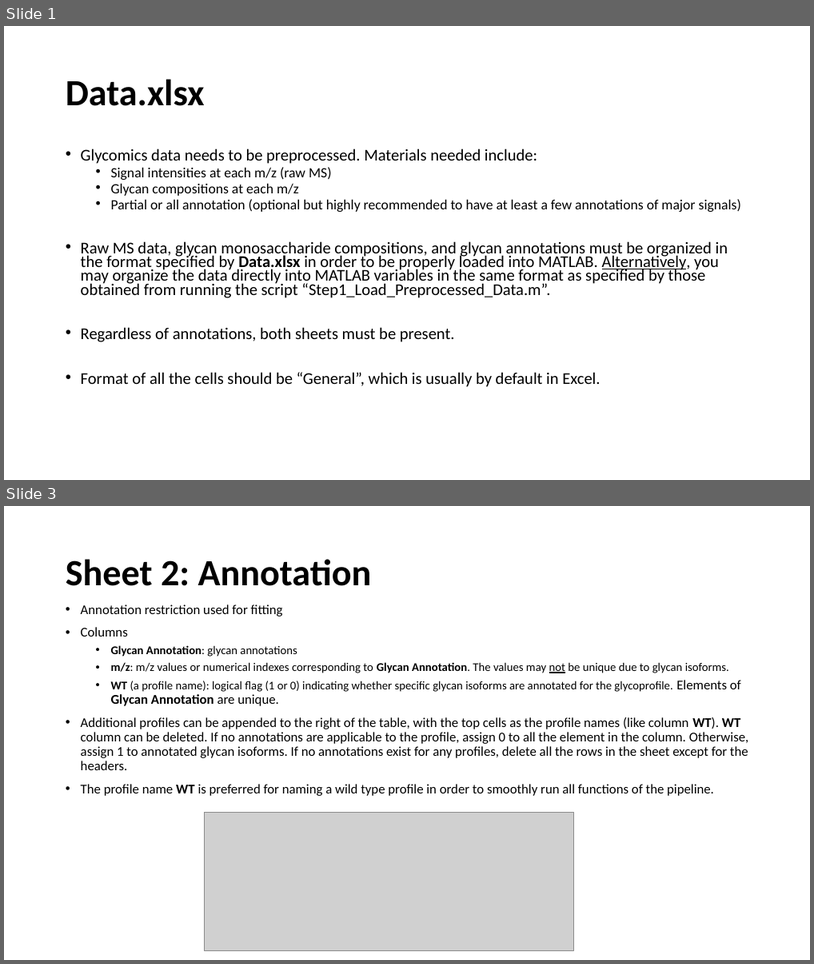
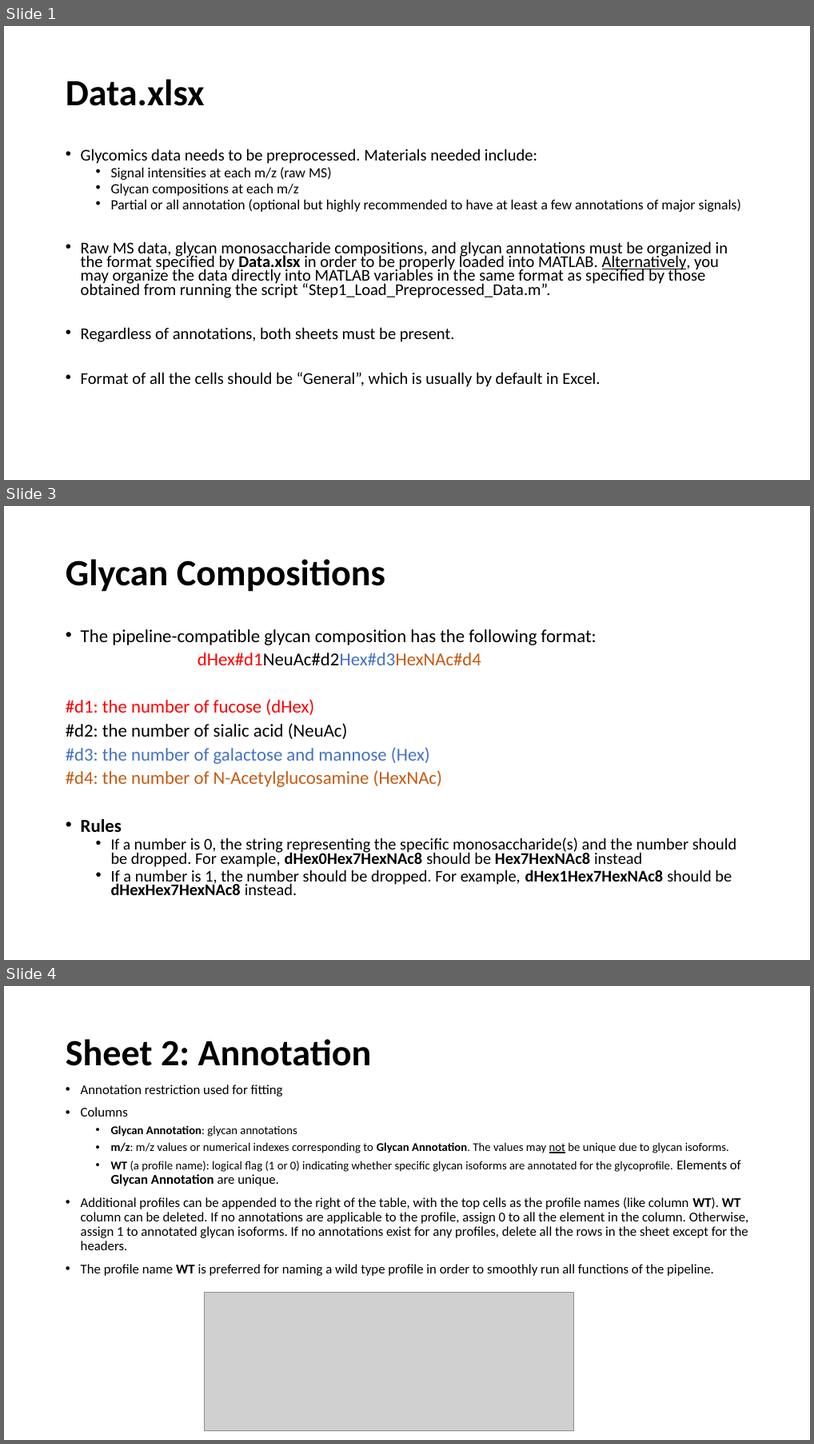
Before and after one commit to LewisLabUCSD/N-Glycosylation-Markov-Models, a slide deck: Step0_Data_Preprocessing.pptx. Shown one above the other, each under a label of ours: slides 1 and 3 before the commit, slides 1, 3 and 4 after it; the slides between them are not shown. The pictures are 814x964 and 814x1444 pixels, drawn with LibreOffice and Linux fonts; fonts in the diff are those of the drawing; grey boxes stand for pictures. Boxes give left, top, right and bottom in pixels: in the first picture for what was removed or moved away, otherwise in the second. Text is boxed around its words. In the diff, an @@ line names an element or a change of style, - is before the commit and + after.

```diff
--- a/Step0_Data_Preprocessing.pptx
+++ b/Step0_Data_Preprocessing.pptx
@@ slide 3 added at (4,506,810,960), background #FFFFFF @@
@@ title added at (66,559,386,592), 44 pt, text #000000, bold @@
+Glycan Compositions
@@ text added at (66,629,737,895), 21.7 pt, text #000000 @@
+• The pipeline-compatible glycan composition has the following format:
+dHex#d1NeuAc#d2Hex#d3HexNAc#d4
+#d1: the number of fucose (dHex)
+#d2: the number of sialic acid (NeuAc)
+#d3: the number of galactose and mannose (Hex)
+#d4: the number of N-Acetylglucosamine (HexNAc)
+• Rules
+  • If a number is 0, the string representing the specific monosaccharide(s) and the number should be dropped. For example, dHex0Hex7HexNAc8 should be Hex7HexNAc8 instead
+  • If a number is 1, the number should be dropped. For example, dHex1Hex7HexNAc8 should be dHexHex7HexNAc8 instead.
@@ what was slide 3 is now slide 4 @@
```
Also in this commit, not shown: 1 slide changed, 8 other files.
